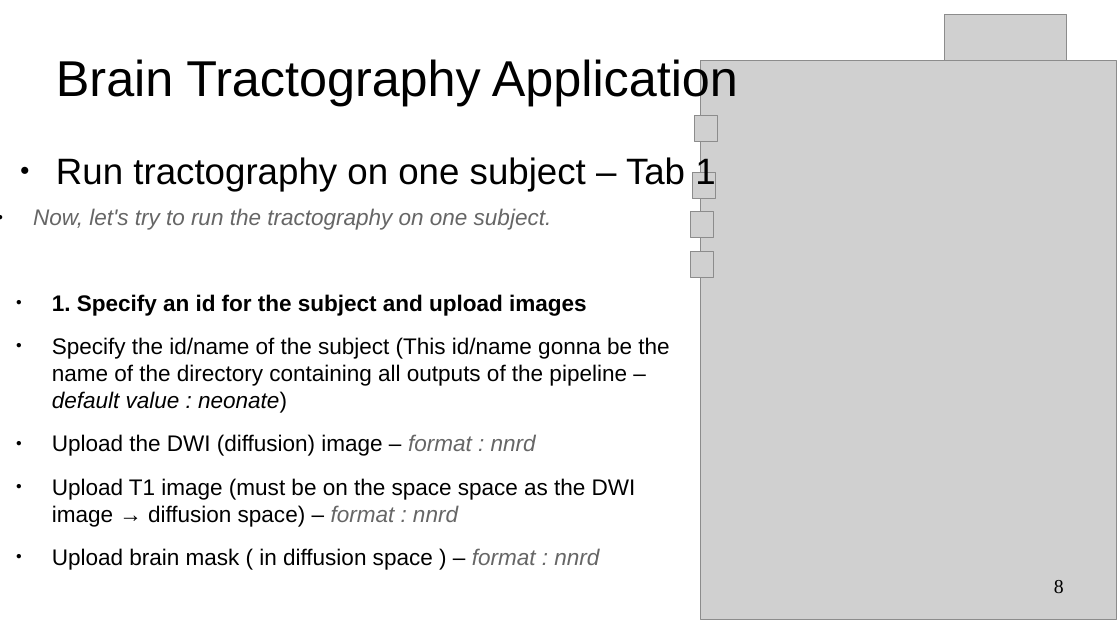
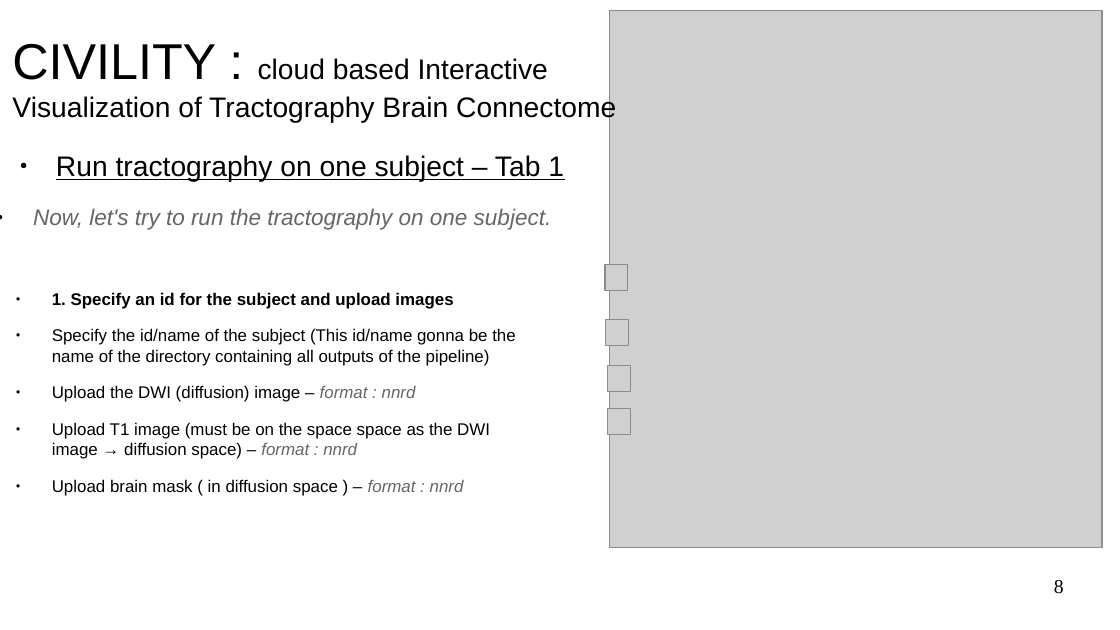
Before and after one commit to NIRALUser/CIVILITY, a slide deck: slide 8 of Documentation/tutoBrainTractographyApp.odp. Drawn at 1120x630 pixels with LibreOffice and Linux fonts; fonts in the diff are those of the drawing; grey boxes stand for pictures; background and template pictures are left out. Boxes give left, top, right and bottom in pixels: in the first picture for what was removed or moved away, otherwise in the second. Text is boxed around its words. In the diff, an @@ line names an element or a change of style, - is before the commit and + after.

```diff
--- a/Documentation/tutoBrainTractographyApp.odp
+++ b/Documentation/tutoBrainTractographyApp.odp
@@ picture: place and size @@
-picture at box(701, 61, 1117, 620)
+picture at box(610, 10, 1103, 548)
@@ picture: place and size @@
-picture at box(945, 14, 1067, 132)
+picture at box(877, 10, 999, 128)
@@ title added at box(12, 44, 616, 123), 20 pt, text #000000 @@
+CIVILITY : cloud based Interactive Visualization of Tractography Brain Connectome
@@ title removed at box(56, 59, 738, 106) @@
-Brain Tractography Application
@@ text "Run tractography on one subject ..." at box(56, 155, 564, 182): size 26 to 20 pt, underline on @@
@@ picture: place and size @@
-picture at box(691, 252, 714, 278)
+picture at box(606, 264, 629, 291)
@@ text at box(52, 292, 490, 496): size 16 to 12 pt in "1. Specify an id for the subject ...", "Upload the DWI (diffusion) image – format ...", "Upload T1 image (must be on the ...", "Upload brain mask ( in diffusion space ..." @@
@@ text at box(52, 328, 516, 366): text changed; size 16 to 12 pt @@
-● Specify the id/name of the subject (This id/name gonna be the name of the directory containing all outputs of the pipeline – default value : neonate)
+● Specify the id/name of the subject (This id/name gonna be the name of the directory containing all outputs of the pipeline)
@@ picture: place and size @@
-picture at box(691, 211, 714, 238)
+picture at box(606, 319, 629, 346)
@@ picture: place and size @@
-picture at box(692, 173, 715, 199)
+picture at box(608, 366, 631, 392)
@@ picture: place and size @@
-picture at box(695, 116, 719, 142)
+picture at box(608, 409, 631, 435)
```
Also in this commit, not shown: 12 other slides changed, 8 slides added, 2 slides removed, 1 other file.
